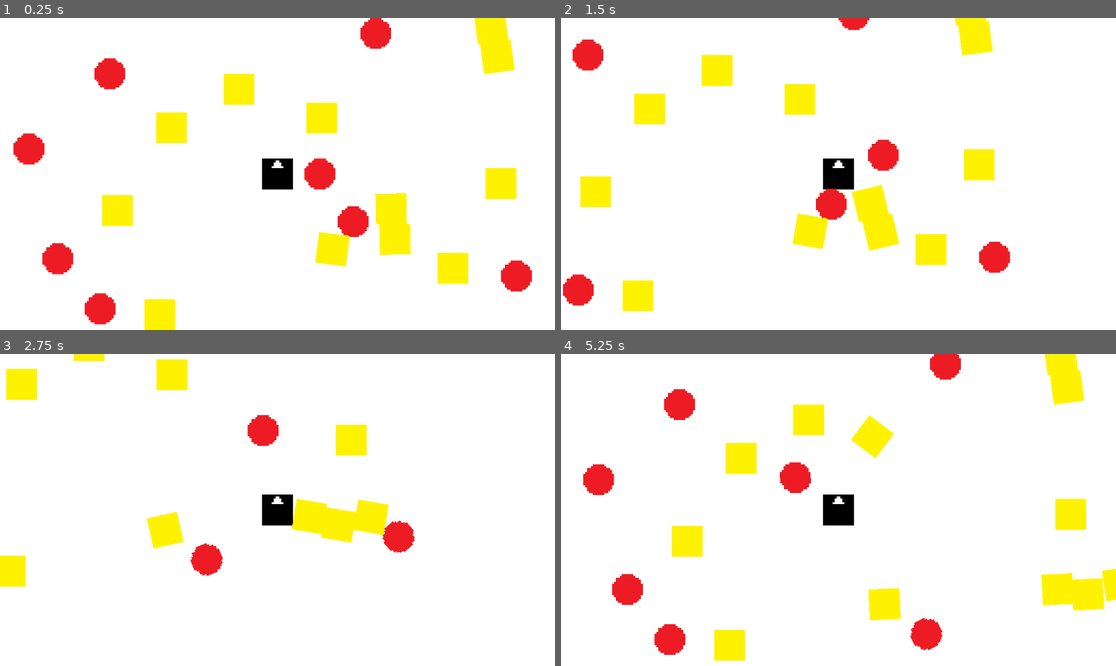
Above: before the commit, frames 1-4 (two rows, left to right).
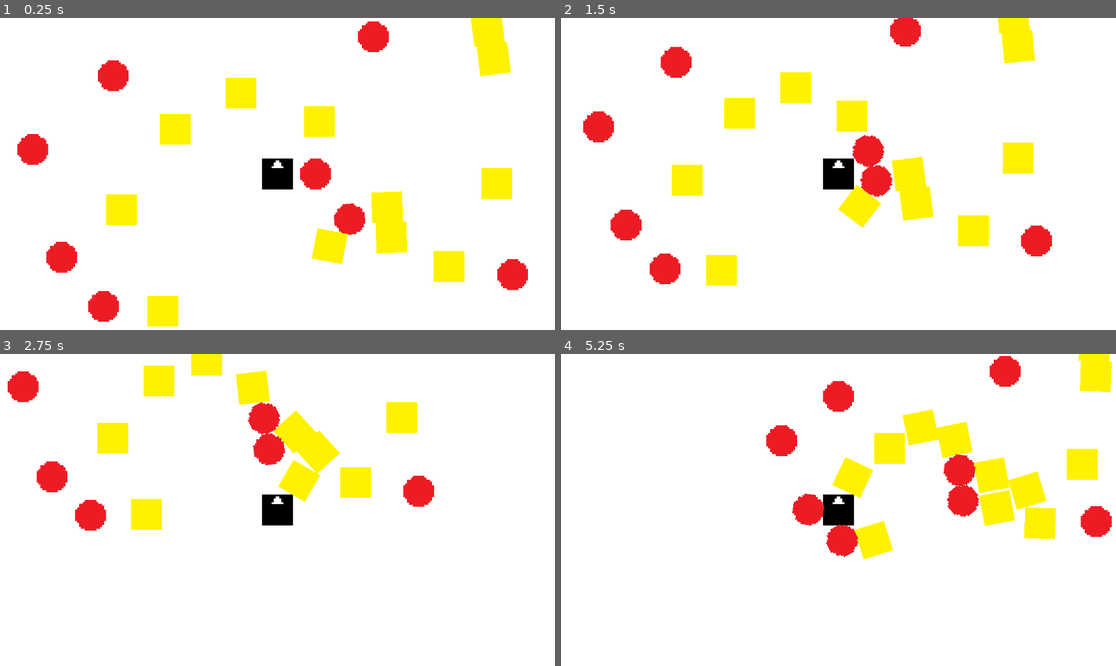
Above: after the commit, the same moments.

Repository: Marcin-Lach/javsc
Game: Godot game, scene res://main.tscn
Two runs of this game, one before a commit and one after it. Both use one fixed random seed, a clock stepped at 60 frames per second and the inputs below.
Inputs:
- Up to frame 1 (0.25 s): no input
- Up to frame 2 (1.5 s): hold Right (right) 0.53-1.28 s; hold Down (down) from 1.28 s (still down)
- Up to frame 3 (2.75 s): release Down (down) at 2.03 s; hold Right (right) from 2.03 s (still down)
- Up to frame 4 (5.25 s): release Right (right) at 2.78 s; hold Up (up) 2.78-3.53 s; hold Left (left) 3.53-5.03 s; hold Down (down) from 5.03 s (still down)

The runs differ from the first frame. In frame 1, 3.8% of the frame differs, in the area x 2-96%, y 0-100%; in frame 2, 17%; in frame 3, 12%; in frame 4, 19%, in the area x 4-100%, y 0-99%.

Commit message:
Added script for enemies to start chasing the player
And just when I think I've worked it out, these pieces move..

Diff:
--- /dev/null
+++ b/src/Enemies/NormalizedDiagonalMove.gd
@@ -0,0 +1,8 @@
+extends RigidBody2D
+
+@onready var player_node = $"/root/Main/Player"
+@export var speed = 10
+
+func _physics_process(delta):
+	var direction_vector = position.direction_to(player_node.position)
+	linear_velocity = direction_vector * speed
--- a/src/Enemies/Renemy/renemy.tscn
+++ b/src/Enemies/Renemy/renemy.tscn
@@ -1,5 +1,6 @@
-[gd_scene load_steps=3 format=3 uid="uid://cgg5pnivm85or"]
+[gd_scene load_steps=4 format=3 uid="uid://cgg5pnivm85or"]
 
+[ext_resource type="Script" path="res://Enemies/NormalizedDiagonalMove.gd" id="1_5uory"]
 [ext_resource type="Texture2D" uid="uid://p60rh5xrtjby" path="res://Enemies/Renemy/renemy-sprite.png" id="1_6pieb"]
 
 [sub_resource type="CircleShape2D" id="CircleShape2D_gpg7w"]
@@ -9,6 +10,7 @@
 mass = 3.0
 gravity_scale = 0.0
 linear_damp = 5.0
+script = ExtResource("1_5uory")
 
 [node name="Sprite2D" type="Sprite2D" parent="."]
 texture = ExtResource("1_6pieb")
--- a/src/Enemies/Yenemy/yenemy.tscn
+++ b/src/Enemies/Yenemy/yenemy.tscn
@@ -1,5 +1,6 @@
-[gd_scene load_steps=3 format=3 uid="uid://1r2d3lwajqyp"]
+[gd_scene load_steps=4 format=3 uid="uid://1r2d3lwajqyp"]
 
+[ext_resource type="Script" path="res://Enemies/NormalizedDiagonalMove.gd" id="1_af3cv"]
 [ext_resource type="Texture2D" uid="uid://c3flckni7e1qd" path="res://Enemies/Yenemy/yenemy-sprite.png" id="1_dwxek"]
 
 [sub_resource type="RectangleShape2D" id="RectangleShape2D_focwp"]
@@ -8,6 +9,7 @@
 [node name="Yenemy" type="RigidBody2D"]
 gravity_scale = 0.0
 linear_damp = 4.0
+script = ExtResource("1_af3cv")
 
 [node name="Sprite2D" type="Sprite2D" parent="."]
 texture = ExtResource("1_dwxek")
Not shown, changed: diary/README.md
Not shown, added: diary/day10-notes.md
